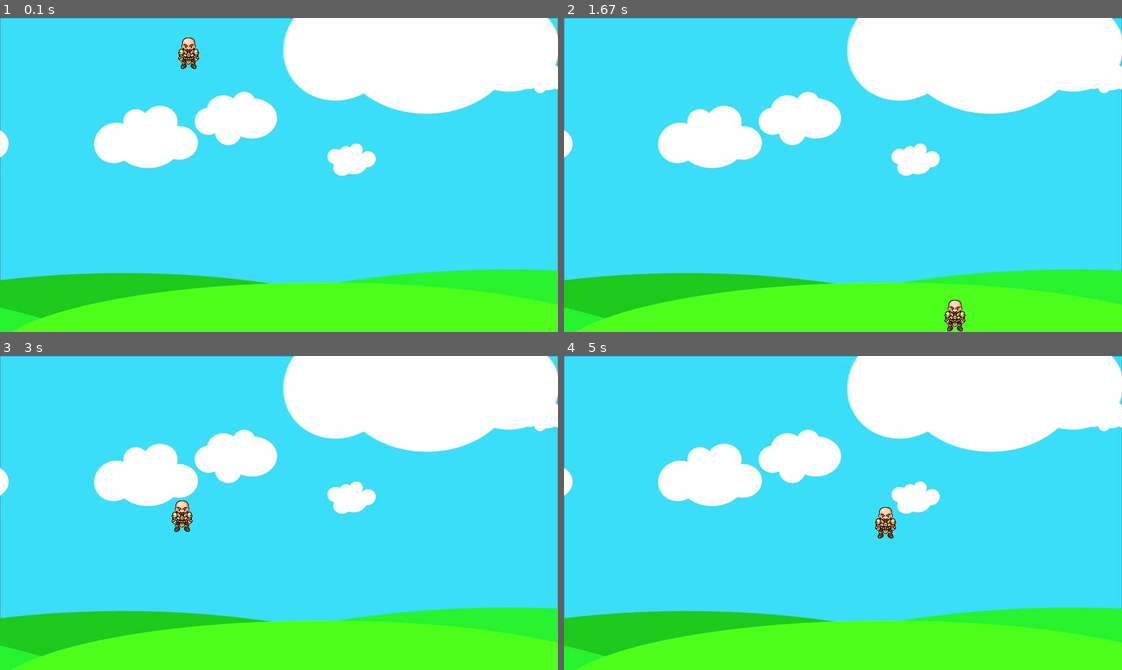
Above: before the commit, frames 1-4 (two rows, left to right).
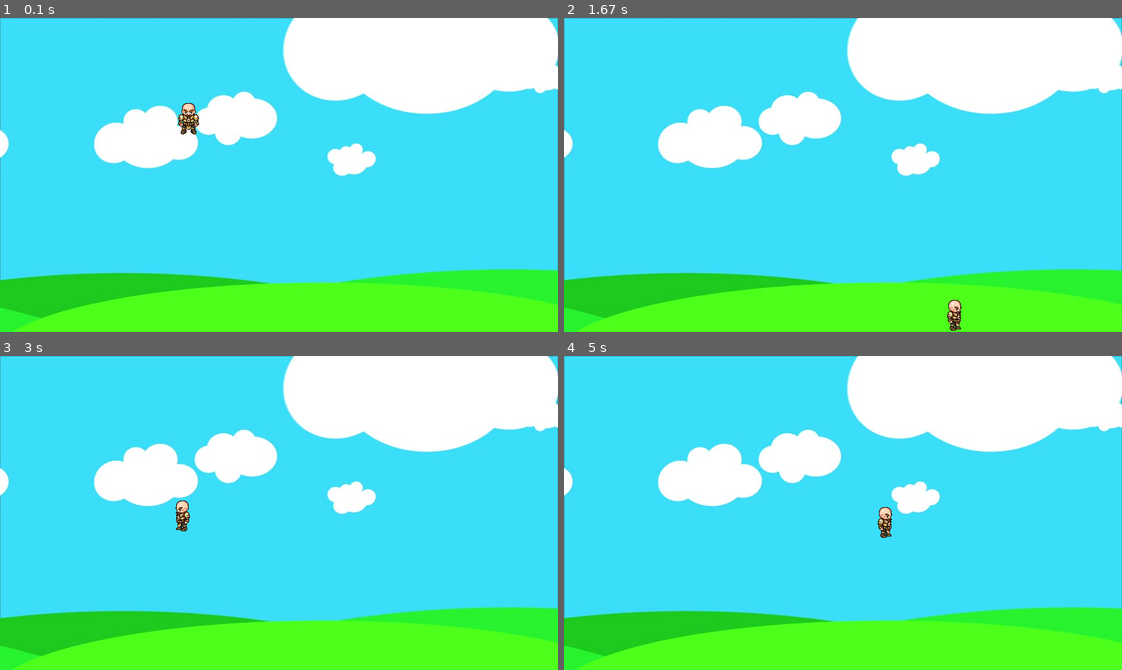
Above: after the commit, the same moments.

Repository: aprzn123/pygamething
Game: pygame game, started from game.py
Same seed, same stepped clock (60 frames per second), same inputs: the game is played once before the commit and once after it.
Inputs:
- Up to frame 1 (0.1 s): no input
- Up to frame 2 (1.67 s): hold Right 0.33-0.8 s; hold Up 0.83-1.13 s; hold Right 1.17-1.63 s
- Up to frame 3 (3 s): hold Left 1.67-2.2 s; hold Left 2.23-2.63 s; hold Up from 2.67 s (still down)
- Up to frame 4 (5 s): release Up at 3.03 s; hold Right 3.07-3.7 s; hold Left 3.73-4.2 s; hold Right 4.23-4.7 s; hold Up from 4.73 s (still down)

The runs differ from the first frame. In frame 1, 0.5% of the frame differs, in the area x 31-36%, y 6-38%; in frame 2, 0.2%; in frame 3, 0.2%; in frame 4, 0.2%.

Commit message:
Finished making it oop

Diff:
--- a/game.py
+++ b/game.py
@@ -11,6 +11,7 @@
 # create window
 WINDOW = pygame.display.set_mode((WINDOW_WIDTH, WINDOW_HEIGHT))
 
+
 # set title bar title
 pygame.display.set_caption("game")
 
@@ -20,10 +21,37 @@
 bg = pygame.image.load('assets/bg.jpg')
 char = pygame.image.load('assets/standing.png')
 
+# Create player class
+class Player(object):
+    def __init__(self, x, y, w, h, x_v_MAX, y_v_MAX):
+        self.x = x
+        self.y = y
+        self.w = w
+        self.h = h
+        self.x_v_MAX = x_v_MAX
+        self.y_v_MAX = y_v_MAX
+        self.x_v = 0
+        self.y_v = 0
+        self.l = False
+        self.r = False
+        self.walk_count = 0
+        self.is_jumping = False
+
+    # draw character
+    def draw(self, win):
+        if self.l:
+            win.blit(walk_l[(self.walk_count % 27)//3], (self.x, self.y))
+        elif self.r:
+            win.blit(walk_r[(self.walk_count % 27)//3], (self.x, self.y))
+        else:
+            win.blit(char, (self.x, self.y))
+        if self.y + self.h == WINDOW_HEIGHT:
+            self.walk_count += 1
+
 # clock
 clock = pygame.time.Clock()
 
-# player variables
+"""# player variables
 x = 256
 y = 0
 w = 64
@@ -35,7 +63,9 @@
 y_v = 0
 r = False
 l = False
-walk_count = 0
+walk_count = 0"""
+
+you = Player(256, 100, 64, 64, 5, 20)
 
 # Drawing all the things
 def draw():
@@ -45,23 +75,15 @@
     # background
     WINDOW.blit(bg, (0, 0))
 
-    #blit with the (walk_count % 27)//3
-    #draw character
-    if l:
-        WINDOW.blit(walk_l[(walk_count % 27)//3], (x, y))
-    elif r:
-        WINDOW.blit(walk_r[(walk_count % 27)//3], (x, y))
-    else:
-        WINDOW.blit(char, (x, y))
-    if y + h == WINDOW_HEIGHT:
-        walk_count += 1
+    # player
+    you.draw(WINDOW)
 
     pygame.display.update()
 
 # game loop
 run = True
 while run:
-    # 15 ms/tick
+    # 60 fps/tps
     clock.tick(60)
 
     # detect events
@@ -74,48 +96,45 @@
     keys = pygame.key.get_pressed()
 
     # compute gravity
-    if y + h < WINDOW_HEIGHT: # above ground
-        y_v -= 1
+    if you.y + you.h < WINDOW_HEIGHT: # above ground
+        you.y_v -= 1
     else:
-        y = WINDOW_HEIGHT - h # below/on ground
-        y_v = 0
+        you.y = WINDOW_HEIGHT - you.h # below/on ground
+        you.y_v = 0
 
     # compute x decel
-    if x_v > 0:
-        x_v -= 1
-    elif x_v < 0:
-        x_v += 1
+    if you.x_v > 0:
+        you.x_v -= 1
+    elif you.x_v < 0:
+        you.x_v += 1
 
     # compute player movement
-    if keys[pygame.K_LEFT] and x > 0:
+    if keys[pygame.K_LEFT] and you.x > 0:
         if not keys[pygame.K_RIGHT]:
-            if x_v > -1 * x_v_MAX:
-                x_v -= 2
+            if you.x_v > -1 * you.x_v_MAX:
+                you.x_v -= 2
             else:
-                x_v = -1 * x_v_MAX
-            l, r = True, False
+                you.x_v = -1 * you.x_v_MAX
+            you.l, you.r = True, False
+    elif keys[pygame.K_RIGHT] and you.x + you.w < WINDOW_WIDTH:
+        if you.x_v < you.x_v_MAX:
+            you.x_v += 2
         else:
-            l, r = False, False
-    elif keys[pygame.K_RIGHT] and x + w < WINDOW_WIDTH:
-        if x_v < x_v_MAX:
-            x_v += 2
-        else:
-            x_v = x_v_MAX
-        r, l = True, False
+            you.x_v = you.x_v_MAX
+        you.r, you.l = True, False
     else:
-        l, r = False, False
-        walk_count = 0
-    if keys[pygame.K_UP] and y + h >= WINDOW_HEIGHT:
-        is_jumping = True
+        you.walk_count = 0
+    if keys[pygame.K_UP] and you.y + you.h >= WINDOW_HEIGHT:
+        you.is_jumping = True
 
     # compute jumps
-    if is_jumping:
-        y_v = y_v_MAX
-        is_jumping = False
+    if you.is_jumping:
+        you.y_v = you.y_v_MAX
+        you.is_jumping = False
 
     # finalize movement
-    y -= y_v
-    x += x_v
+    you.y -= you.y_v
+    you.x += you.x_v
 
     draw()
 
